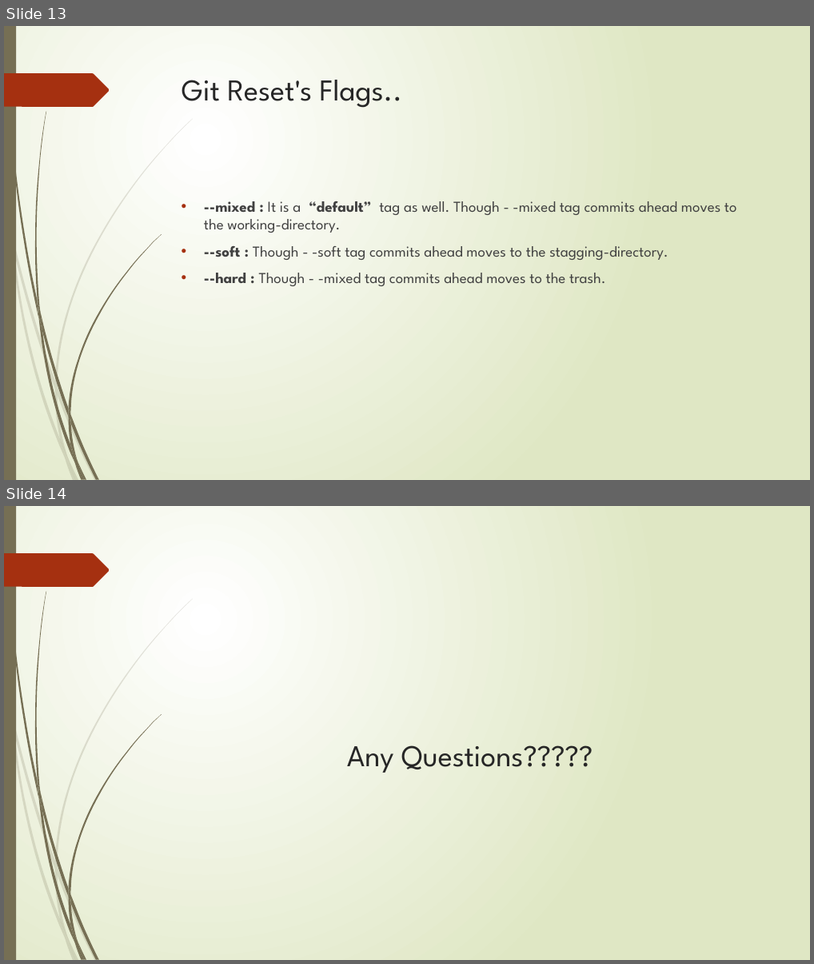
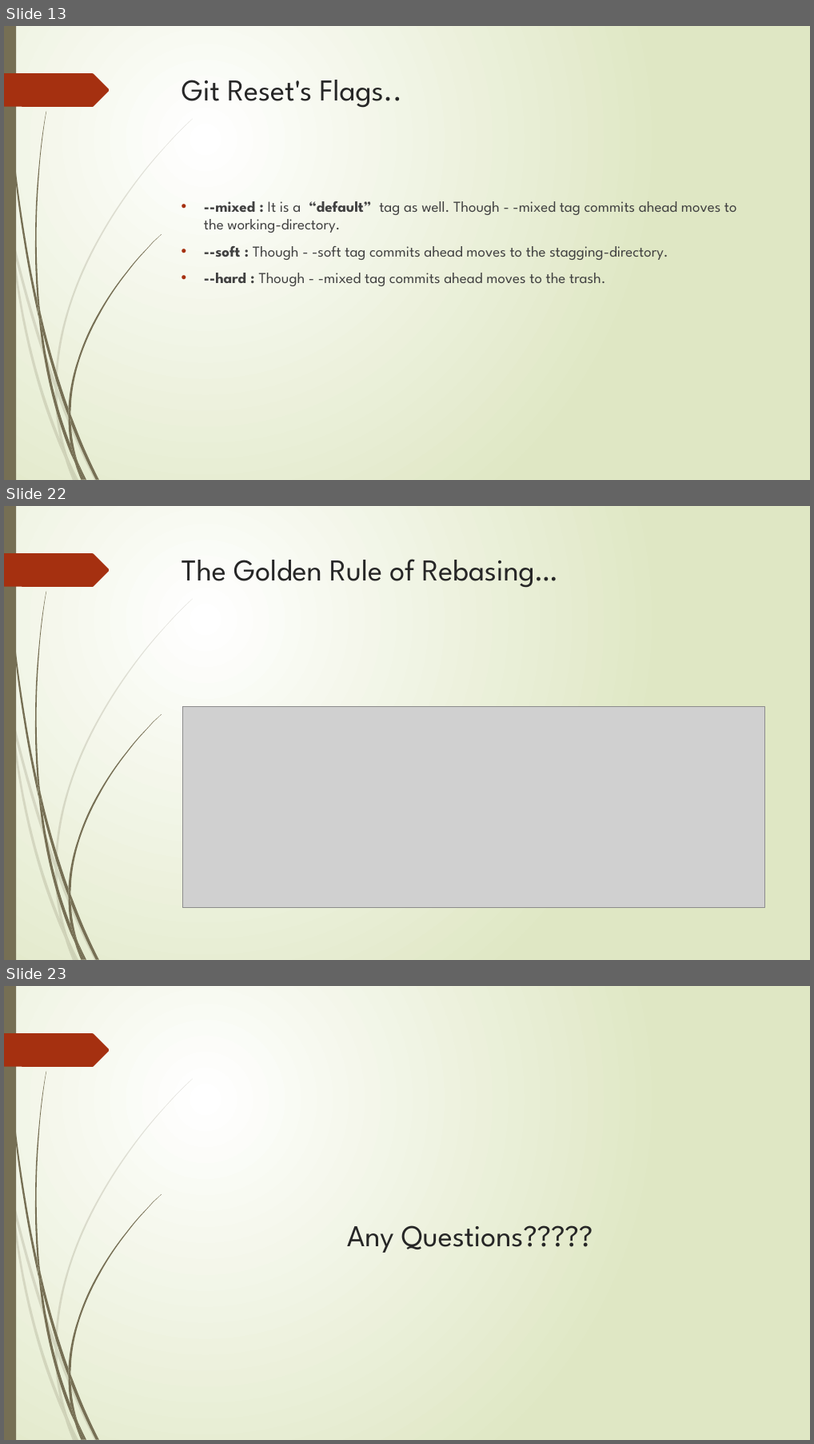
Before and after one commit to saad-janjua/assignment, a slide deck: Version Control with Git.pptx. Shown one above the other, each under a label of ours: slides 13 and 14 before the commit, slides 13, 22 and 23 after it; the slides between them are not shown. The pictures are 814x964 and 814x1444 pixels, drawn with LibreOffice and Linux fonts; fonts in the diff are those of the drawing; grey boxes stand for pictures. Boxes give left, top, right and bottom in pixels: in the first picture for what was removed or moved away, otherwise in the second. Text is boxed around its words. In the diff, an @@ line names an element or a change of style, - is before the commit and + after.

```diff
--- a/Version Control with Git.pptx
+++ b/Version Control with Git.pptx
@@ slide 22 added at (4, 506, 810, 960), background gradient #FFFFFF to #DFE8C4; not listed: 24 template elements that a slide beside it also shows @@
@@ title added at (182, 559, 558, 588), 36 pt, text #262626 @@
+The Golden Rule of Rebasing…
@@ picture added at (183, 706, 765, 907) @@
@@ what was slide 14 is now slide 23 @@
```
Also in this commit, not shown: 4 slides changed, 8 other slides added.
